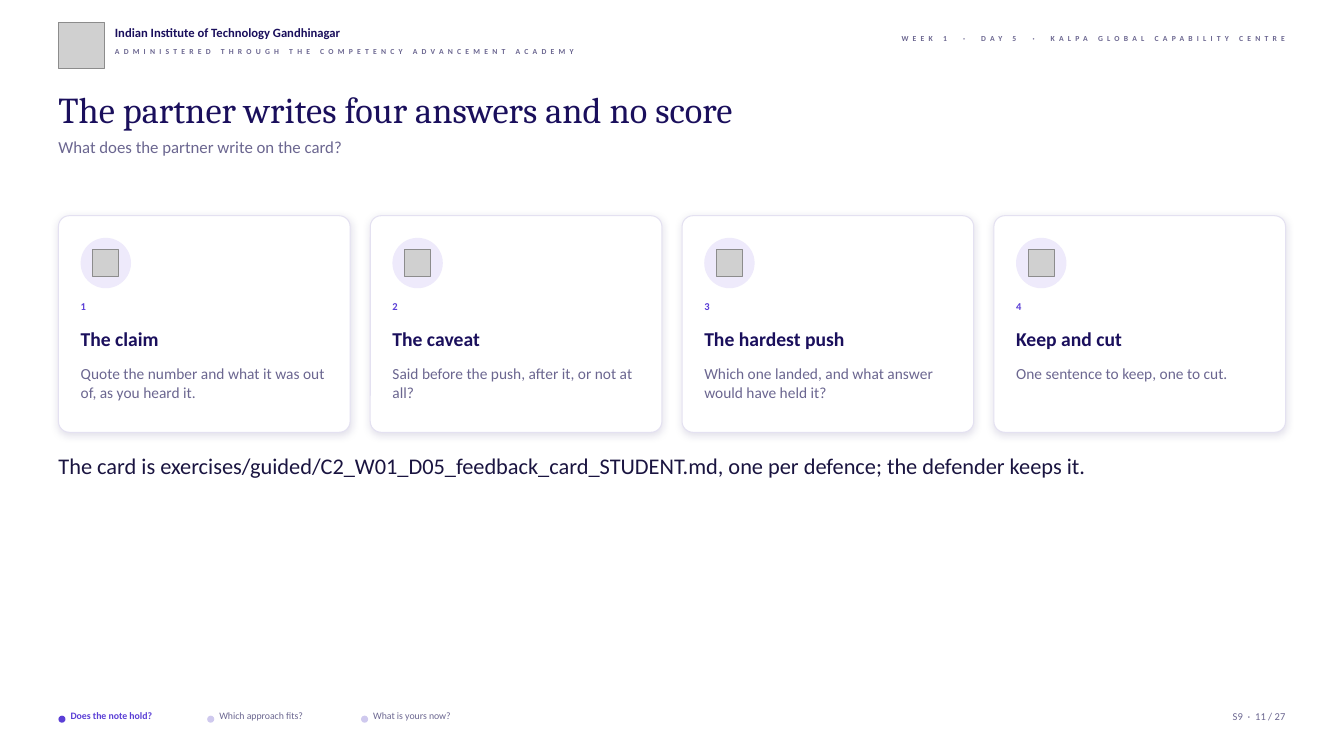
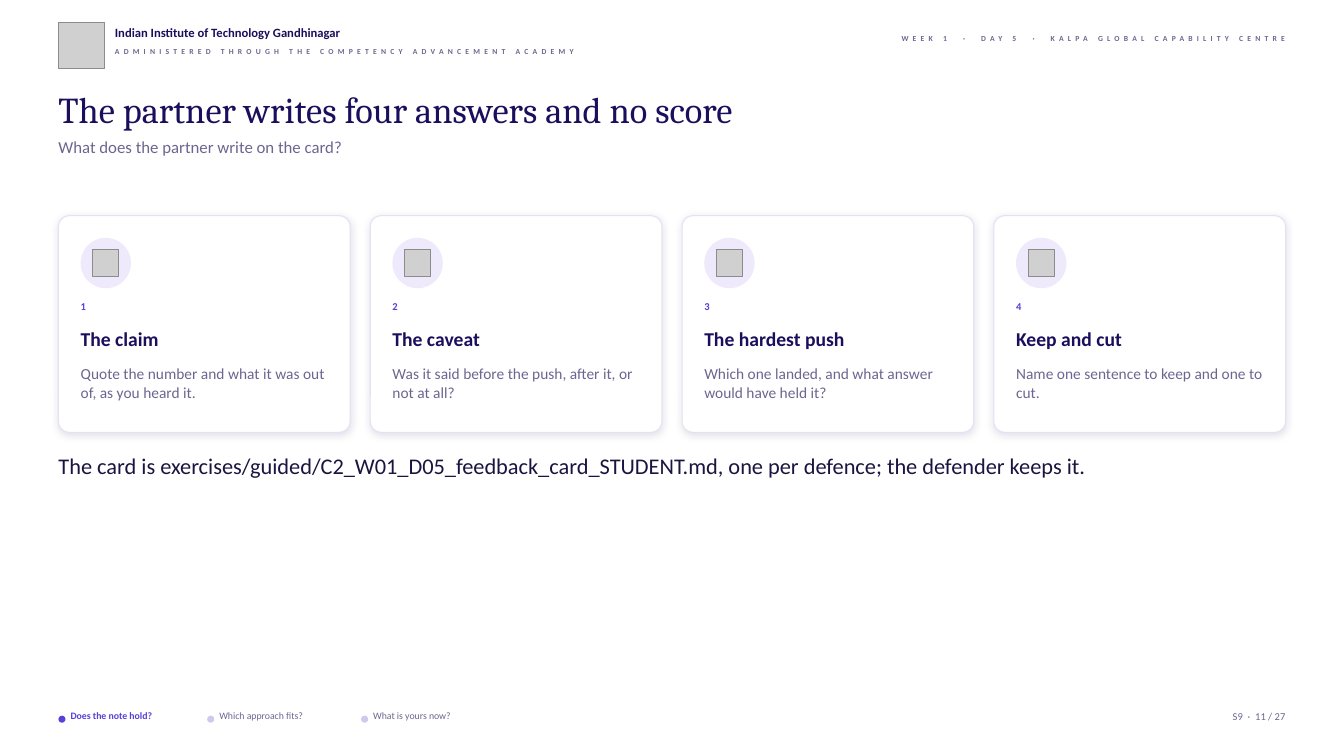
Before and after one commit to fde-academy-lab/c2-content-factory, a slide deck: slide 11 of content/W01/D5/slides/C2_W01_D05_rehearsal_STUDENT.pptx. Drawn at 1344x756 pixels with LibreOffice and Linux fonts; fonts in the diff are those of the drawing; grey boxes stand for pictures; background and template pictures are left out. Boxes give left, top, right and bottom in pixels: in the first picture for what was removed or moved away, otherwise in the second. Text is boxed around its words. In the diff, an @@ line names an element or a change of style, - is before the commit and + after.

```diff
--- a/content/W01/D5/slides/C2_W01_D05_rehearsal_STUDENT.pptx
+++ b/content/W01/D5/slides/C2_W01_D05_rehearsal_STUDENT.pptx
@@ text at (392, 368, 632, 398): text changed @@
-Said before the push, after it, or not at all?
+Was it said before the push, after it, or not at all?
@@ text at (1016, 368, 1262, 398): text changed @@
-One sentence to keep, one to cut.
+Name one sentence to keep and one to cut.
```
Also in this commit, not shown: 16 other slides changed, 4 other files.
